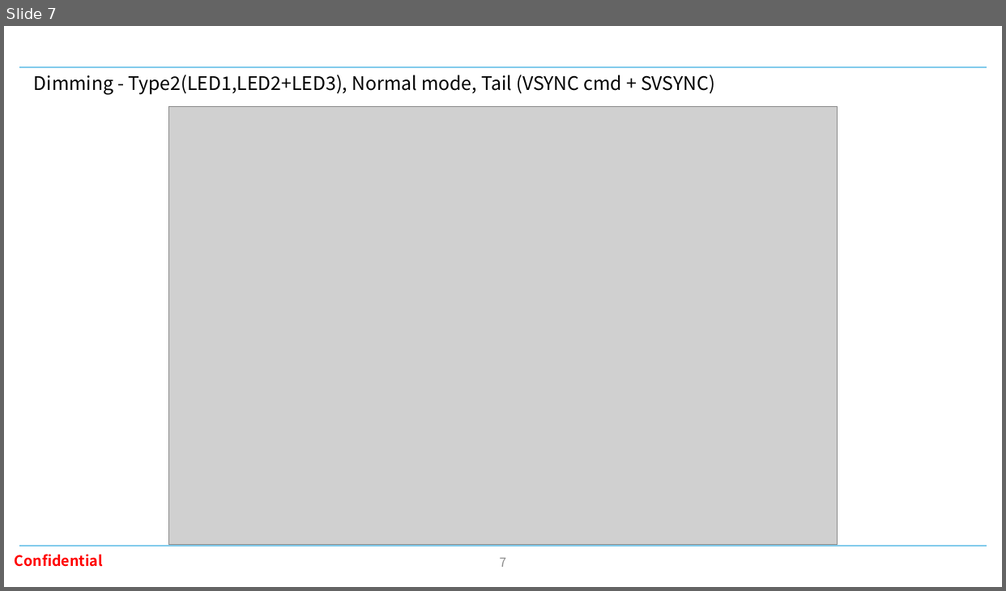
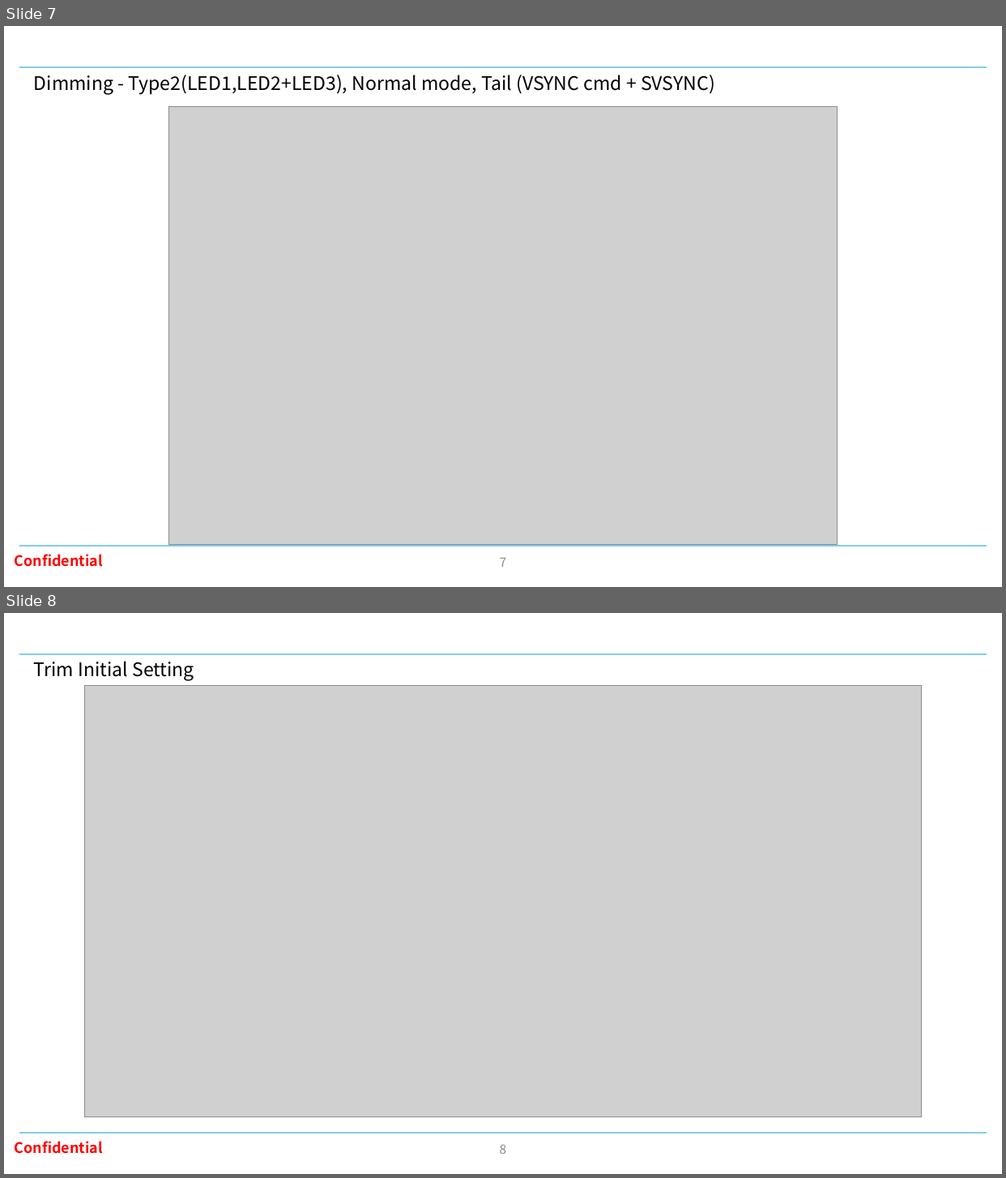
Before and after one commit to oio9595/Global_Technologies_FW, a slide deck: XD_JIG/XD12/XD12R_GT1009A0R0/Docs/GT/GT1009A0R0_XDIC12R_Trimming_260120.pptx. Shown one above the other, each under a label of ours: slide 7 before the commit, slides 7 and 8 after it. The pictures are 1006x591 and 1006x1178 pixels, drawn with LibreOffice and Linux fonts; fonts in the diff are those of the drawing; grey boxes stand for pictures; background and template pictures are left out. Boxes give left, top, right and bottom in pixels: in the first picture for what was removed or moved away, otherwise in the second. Text is boxed around its words. In the diff, an @@ line names an element or a change of style, - is before the commit and + after.

```diff
--- a/XD_JIG/XD12/XD12R_GT1009A0R0/Docs/GT/GT1009A0R0_XDIC12R_Trimming_260120.pptx
+++ b/XD_JIG/XD12/XD12R_GT1009A0R0/Docs/GT/GT1009A0R0_XDIC12R_Trimming_260120.pptx
@@ slide 8 added at <box>4,613,1002,1174</box>, background #FFFFFF; not listed: 3 template elements that a slide beside it also shows @@
@@ text added at <box>34,661,194,681</box>, 18 pt, text #000000 @@
+Trim Initial Setting
@@ picture added at <box>85,686,922,1118</box> @@
@@ page number added at <box>500,1144,507,1154</box>, 12 pt, text #8C8C8C @@
+8
```
Also in this commit, not shown: 1 slide changed, 1 other slide added, 5 other files.
